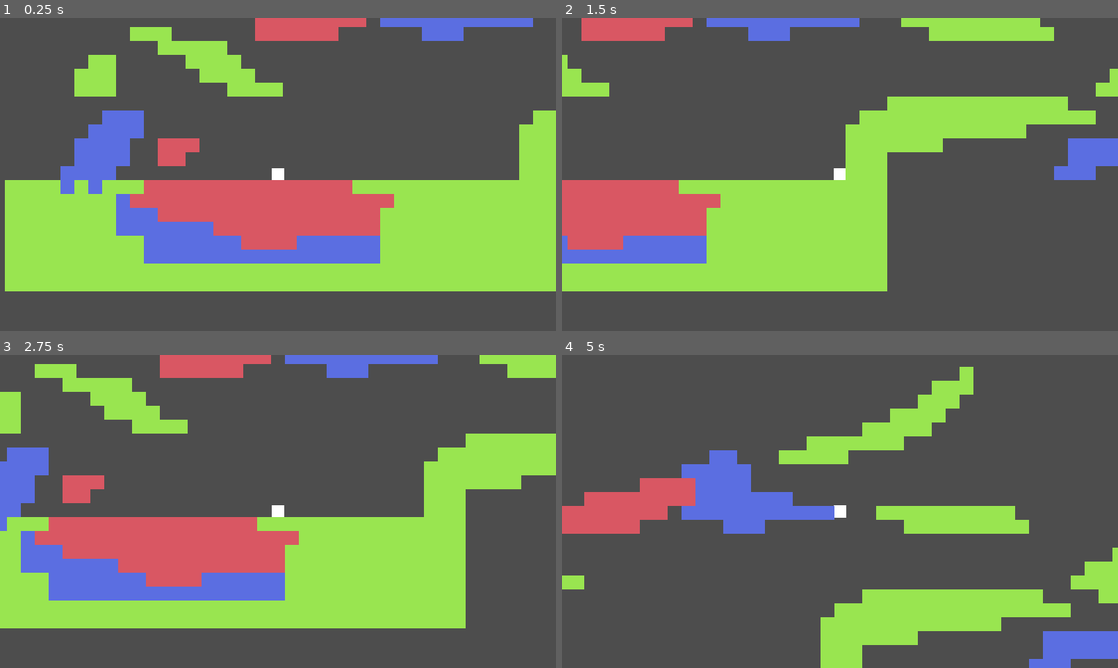
Above: before the commit, frames 1-4 (two rows, left to right).
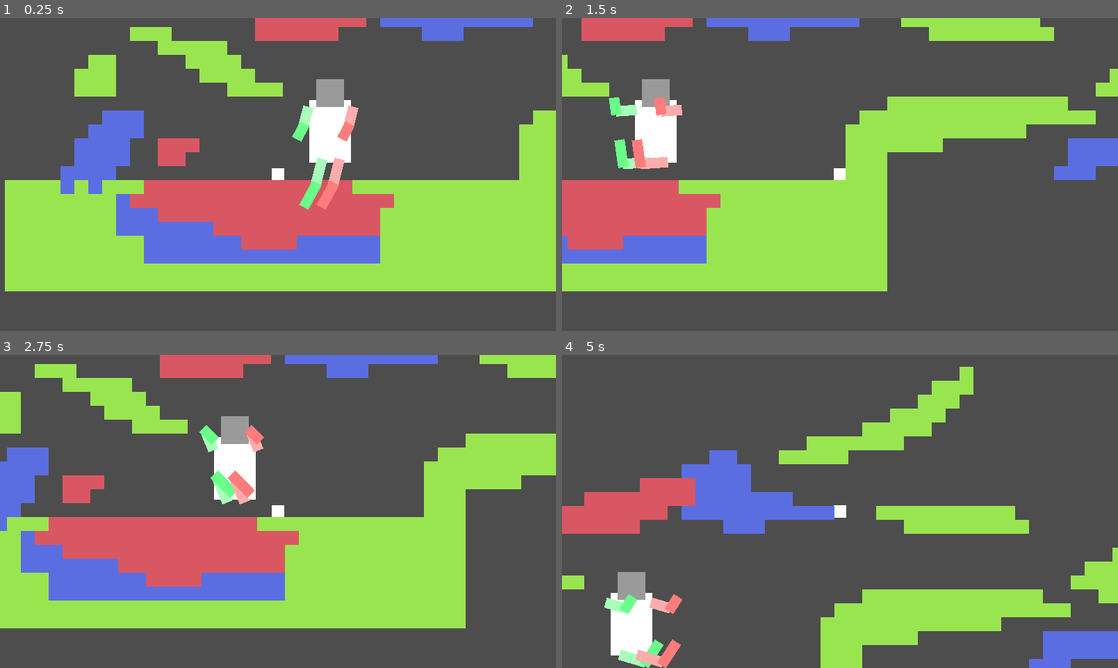
Above: after the commit, the same moments.

Repository: ADON15c/GGJ-2024
Game: Godot game, scene res://Scenes/Game/Game.tscn
Two runs of this game, one before a commit and one after it. Both use one fixed random seed, a clock stepped at 60 frames per second and the inputs below.
Inputs:
- Up to frame 1 (0.25 s): no input
- Up to frame 2 (1.5 s): tap Enter (ui_accept) at 0.5, 0.77 s; hold Right (ui_right) from 0.53 s (still down)
- Up to frame 3 (2.75 s): tap Enter (ui_accept) at 1.52 s; release Right (ui_right) at 2.03 s; hold Left (ui_left) from 2.03 s (still down)
- Up to frame 4 (5 s): release Left (ui_left) at 2.78 s; hold Right (ui_right) 2.78-4.28 s; tap Enter (ui_accept) at 3.02, 3.77, 4.52 s; hold Left (ui_left) from 4.28 s (still down)

The runs differ from the first frame. In frame 1, 2.7% of the frame differs, in the area x 52-65%, y 19-62%; in frame 2, 2.4%; in frame 3, 2.1%; in frame 4, 2.5%.

Commit message:
Added Astronaut

Diff:
--- /dev/null
+++ b/Scenes/Astronaut/Astronaut.gd
@@ -0,0 +1,26 @@
+extends Node2D
+
+@onready var left_arm : Polygon2D = $"Body/Left Arm"
+@onready var left_lower_arm : Polygon2D = $"Body/Left Arm/Left Lower Arm"
+@onready var right_arm : Polygon2D = $"Body/Right Arm"
+@onready var right_lower_arm : Polygon2D = $"Body/Right Arm/Right Lower Arm"
+
+@onready var left_leg : Polygon2D = $"Body/Left Leg"
+@onready var left_calf : Polygon2D = $"Body/Left Leg/Left Calf"
+@onready var right_leg : Polygon2D = $"Body/Right Leg"
+@onready var right_calf : Polygon2D = $"Body/Right Leg/Right Calf"
+
+@onready var arms : Array[Polygon2D] = [left_arm, right_arm]
+@onready var lower_arms : Array[Polygon2D] = [left_lower_arm, right_lower_arm]
+@onready var legs : Array[Polygon2D] = [left_leg, right_leg]
+@onready var calves : Array[Polygon2D] = [left_calf, right_calf]
+@onready var limbs : Array[Polygon2D] = [left_arm, right_arm, left_leg, right_leg]
+@onready var lower_limbs : Array[Polygon2D] = [left_lower_arm, right_lower_arm, left_calf, right_calf]
+
+
+func _process(delta):
+	for limb : Polygon2D in limbs:
+		limb.transform = limb.transform.rotated_local(delta)
+	for lower_limb : Polygon2D in lower_limbs:
+		lower_limb.transform = lower_limb.transform.rotated_local(delta)
+	pass
--- /dev/null
+++ b/Scenes/Astronaut/Astronaut.tscn
@@ -0,0 +1,62 @@
+[gd_scene load_steps=2 format=3 uid="uid://c6gfch3ytf4u5"]
+
+[ext_resource type="Script" path="res://Scenes/Astronaut/Astronaut.gd" id="1_ophbu"]
+
+[node name="Astronaut" type="Node2D"]
+script = ExtResource("1_ophbu")
+
+[node name="Body" type="Polygon2D" parent="."]
+polygon = PackedVector2Array(-24, 32, 24, 32, 24, -40, -24, -40)
+
+[node name="Head" type="Polygon2D" parent="Body"]
+position = Vector2(0, -48)
+color = Color(0.603922, 0.603922, 0.603922, 1)
+polygon = PackedVector2Array(-16, 16, 16, 16, 16, -16, -16, -16)
+
+[node name="Left Arm" type="Polygon2D" parent="Body"]
+position = Vector2(-26, -28)
+color = Color(0.658824, 1, 0.733333, 1)
+offset = Vector2(-8, 6)
+polygon = PackedVector2Array(14, -10, 2, -10, 2, 14, 14, 14)
+
+[node name="Left Lower Arm" type="Polygon2D" parent="Body/Left Arm"]
+position = Vector2(0, 20)
+color = Color(0.411765, 1, 0.537255, 1)
+offset = Vector2(-2, -16)
+polygon = PackedVector2Array(8, 32, -4, 32, -4, 12, 8, 12)
+
+[node name="Right Arm" type="Polygon2D" parent="Body"]
+position = Vector2(26, -28)
+color = Color(1, 0.678431, 0.678431, 1)
+offset = Vector2(-8, 6)
+polygon = PackedVector2Array(14, -10, 2, -10, 2, 14, 14, 14)
+
+[node name="Right Lower Arm" type="Polygon2D" parent="Body/Right Arm"]
+position = Vector2(0, 20)
+color = Color(1, 0.490196, 0.490196, 1)
+offset = Vector2(-2, -16)
+polygon = PackedVector2Array(8, 32, -4, 32, -4, 12, 8, 12)
+
+[node name="Left Leg" type="Polygon2D" parent="Body"]
+position = Vector2(-10, 32)
+color = Color(0.658824, 1, 0.733333, 1)
+offset = Vector2(-6, 8)
+polygon = PackedVector2Array(12, -12, 0, -12, 0, 20, 12, 20)
+
+[node name="Left Calf" type="Polygon2D" parent="Body/Left Leg"]
+position = Vector2(0, 28)
+color = Color(0.411765, 1, 0.537255, 1)
+offset = Vector2(-6, 8)
+polygon = PackedVector2Array(12, -12, 0, -12, 0, 20, 12, 20)
+
+[node name="Right Leg" type="Polygon2D" parent="Body"]
+position = Vector2(10, 32)
+color = Color(1, 0.678431, 0.678431, 1)
+offset = Vector2(-6, 8)
+polygon = PackedVector2Array(12, -12, 0, -12, 0, 20, 12, 20)
+
+[node name="Right Calf" type="Polygon2D" parent="Body/Right Leg"]
+position = Vector2(0, 28)
+color = Color(1, 0.490196, 0.490196, 1)
+offset = Vector2(-6, 8)
+polygon = PackedVector2Array(12, -12, 0, -12, 0, 20, 12, 20)
--- a/Scenes/Game/Game.tscn
+++ b/Scenes/Game/Game.tscn
@@ -1,7 +1,8 @@
-[gd_scene load_steps=3 format=3 uid="uid://dak8hh4x7eg3h"]
+[gd_scene load_steps=4 format=3 uid="uid://dak8hh4x7eg3h"]
 
 [ext_resource type="PackedScene" uid="uid://dxhbyk5vrbcg8" path="res://Scenes/Player/Player.tscn" id="1_yt6kv"]
 [ext_resource type="TileSet" uid="uid://bkwuhxwjnsus3" path="res://Resources/Tilesets/ground.tres" id="2_da523"]
+[ext_resource type="PackedScene" uid="uid://c6gfch3ytf4u5" path="res://Scenes/Astronaut/Astronaut.tscn" id="3_1lj40"]
 
 [node name="Game" type="Node2D"]
 
@@ -18,3 +19,6 @@
 
 [node name="Camera2D" type="Camera2D" parent="."]
 position = Vector2(314, 227)
+
+[node name="Astronaut" parent="." instance=ExtResource("3_1lj40")]
+position = Vector2(374, 188)
Not shown, changed: .gitignore
